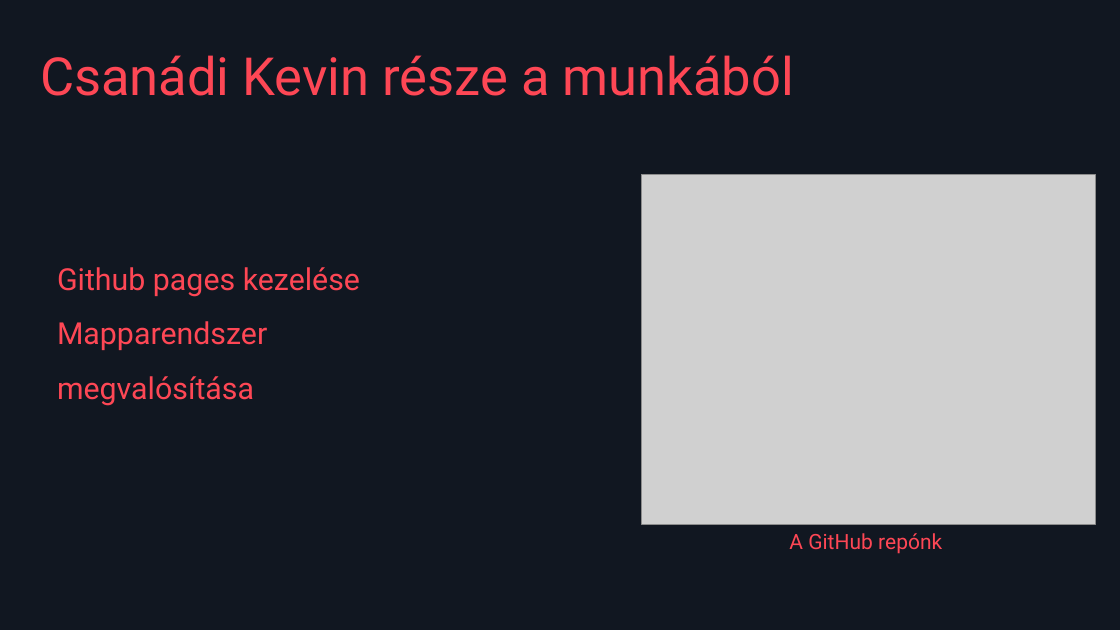
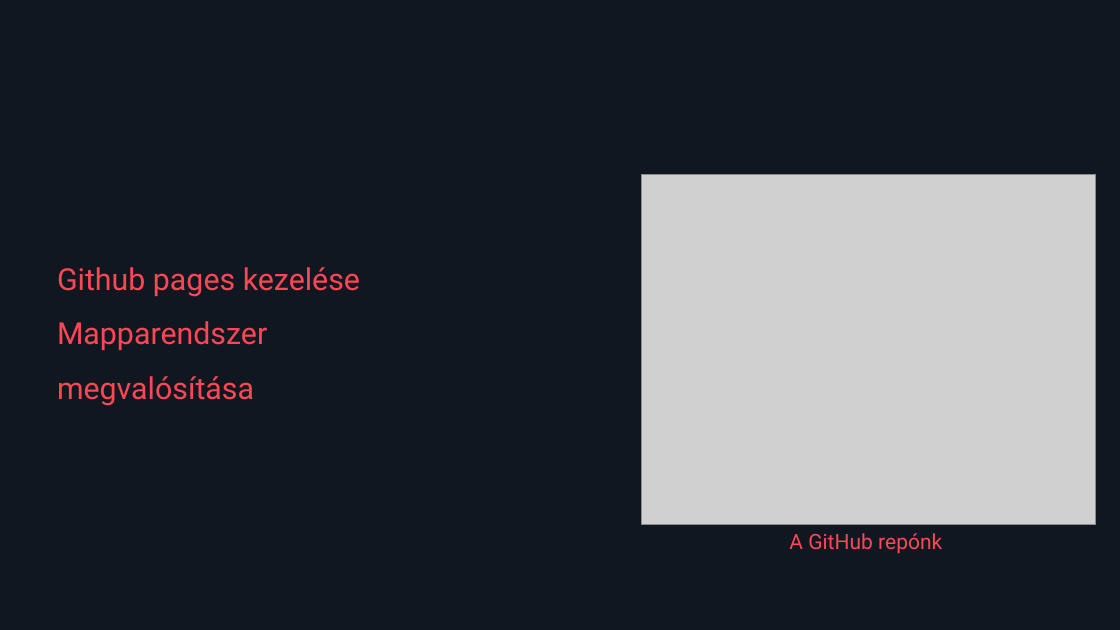
Before and after one commit to Kewkew00/Holy_project, a slide deck: slide 6 of VALORANT útmutató.pptx. Drawn at 1120x630 pixels with LibreOffice and Linux fonts; fonts in the diff are those of the drawing; grey boxes stand for pictures. Boxes give left, top, right and bottom in pixels: in the first picture for what was removed or moved away, otherwise in the second. Text is boxed around its words. In the diff, an @@ line names an element or a change of style, - is before the commit and + after.

```diff
--- a/VALORANT útmutató.pptx
+++ b/VALORANT útmutató.pptx
@@ text removed at [40, 55, 794, 96] @@
-Csanádi Kevin része a munkából
```
Also in this commit, not shown: 5 other slides changed.
